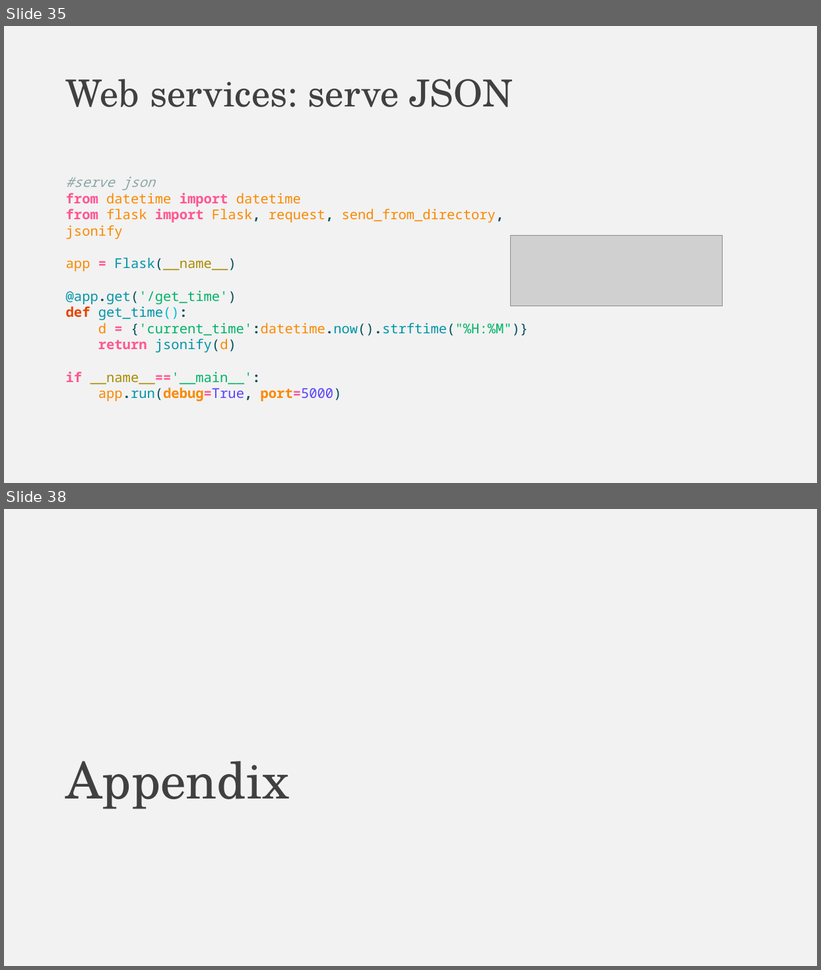
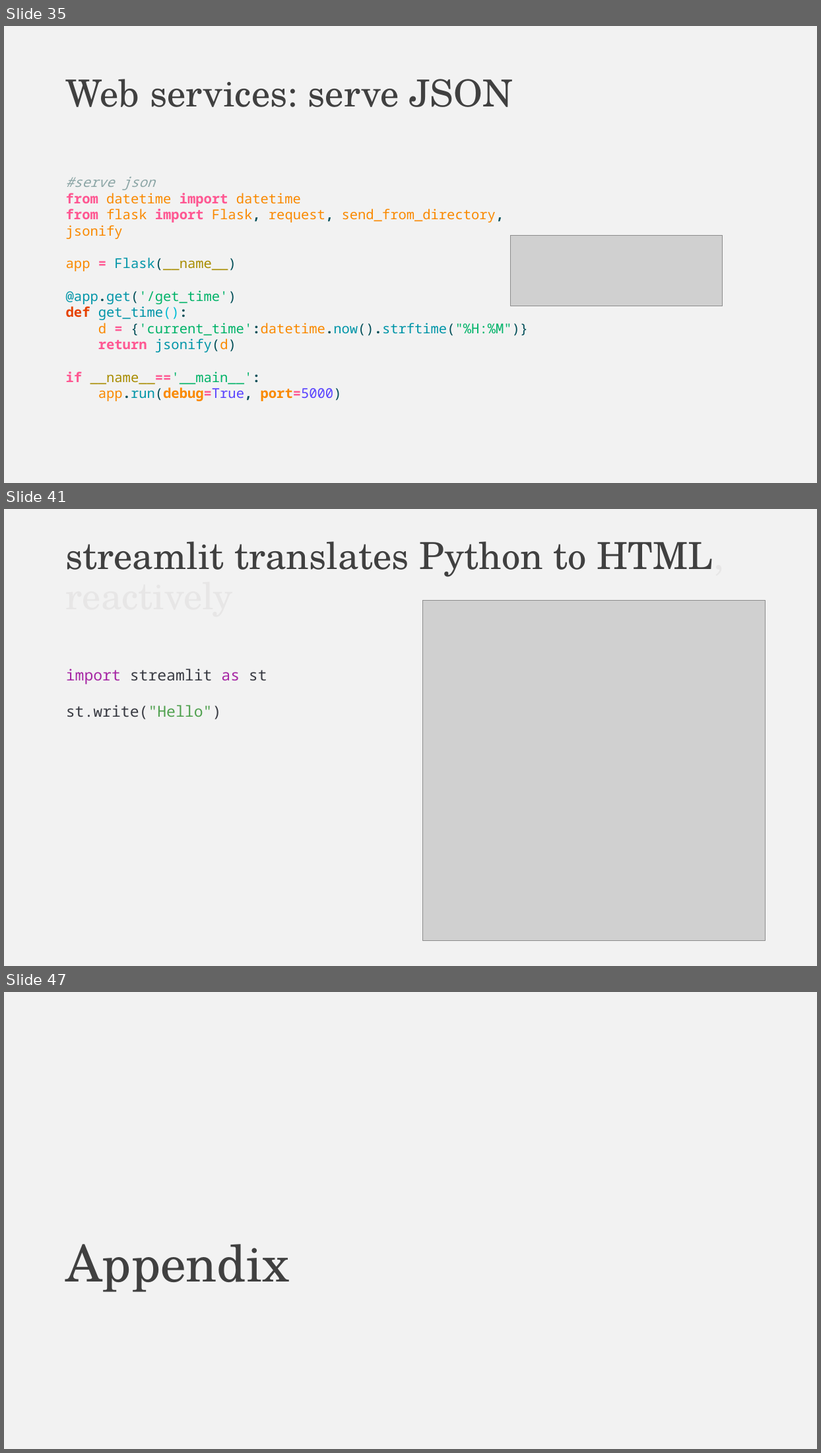
Before and after one commit to falconair/ProgrammingForAnalytics, a slide deck: lectures/075_web_under_the_hood/The web, under the hood.pptx. Shown one above the other, each under a label of ours: slides 35 and 38 before the commit, slides 35, 41 and 47 after it; the slides between them are not shown. The pictures are 821x970 and 821x1453 pixels, drawn with LibreOffice and Linux fonts; fonts in the diff are those of the drawing; grey boxes stand for pictures. Boxes give left, top, right and bottom in pixels: in the first picture for what was removed or moved away, otherwise in the second. Text is boxed around its words. In the diff, an @@ line names an element or a change of style, - is before the commit and + after.

```diff
--- a/lectures/075_web_under_the_hood/The web, under the hood.pptx
+++ b/lectures/075_web_under_the_hood/The web, under the hood.pptx
@@ slide 41 added at bbox=[4, 509, 817, 966], background #F2F2F2 @@
@@ title added at bbox=[66, 541, 724, 623], 44 pt, text #404040 @@
+streamlit translates Python to HTML, reactively
@@ picture added at bbox=[423, 600, 766, 940] @@
@@ text added at bbox=[66, 669, 267, 720], 18 pt, text #383A42 @@
+import streamlit as st
+st.write("Hello")
@@ what was slide 38 is now slide 47 @@
```
Also in this commit, not shown: 2 slides changed, 8 other slides added, 6 other files.
